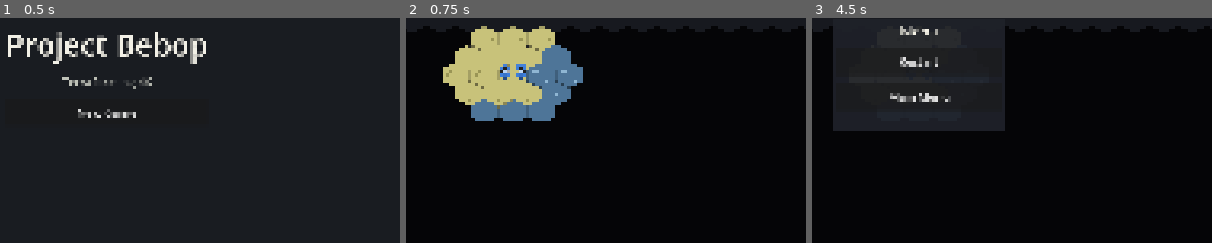
Above: before the commit, frames 1-3 (left to right).
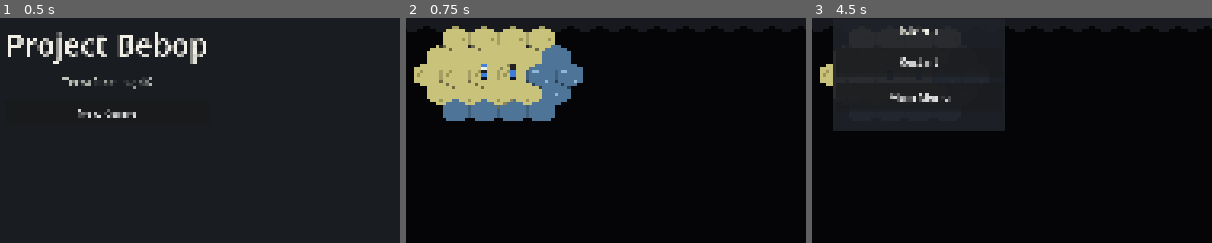
Above: after the commit, the same moments.

Repository: bryanjiang15/Project-Bebop
Game: Godot game, scene res://scenes/main_menu.tscn
The game is run twice, just before and just after one commit, with the same random seed, the same clock (stepped at 60 frames per second) and the same inputs.
Inputs:
- Up to frame 1 (0.5 s): no input
- Up to frame 2 (0.75 s): click "New Game" at 0.5 s
- Up to frame 3 (4.5 s): click "End Turn (Enter)" at 1.25 s; click "End anyway (Enter)" at 2 s; click "End Turn (Enter)" at 2.75 s; click "End anyway (Enter)" at 3.5 s; click "Menu" at 4.25 s
The pictures show only the part of the screen within x 37-87%, y 37-87%; the shares and areas given below are measured in that part.

Frame 1 is identical in both runs. In frame 2, 3.4% of the frame differs, in the area x 2-30%, y 3-46%; in frame 3, 0.3%.

Commit message:
Keep one unit on a tile, and start the warrior beside the settler.
A hex can no longer hold both a civilian and a combatant, so the starting warrior takes the nearest free passable tile.

Co-authored-by: Cursor <cursoragent@cursor.com>

Diff:
--- a/config/game_config.json
+++ b/config/game_config.json
@@ -90,7 +90,7 @@
     "restore_plains": {"shape": "radius", "radius": 1, "length": 0, "mana": 10, "range": 3, "cooldown": 2, "land": "plains"}
   },
   "units": {
-    "one_military_and_one_civilian_per_tile": true,
+    "one_unit_per_tile": true,
     "capture_lone_settler": true,
     "spawn_on_city_center": true,
     "spawn_nearest_free_if_blocked": true,
--- a/scripts/core/game_config.gd
+++ b/scripts/core/game_config.gd
@@ -71,7 +71,7 @@
 var skip_water_if_land_unit_present: bool
 var cooldown_uses_caster_turns: bool
 var spells: Dictionary = {}
-var one_military_and_one_civilian_per_tile: bool
+var one_unit_per_tile: bool
 var capture_lone_settler: bool
 var spawn_on_city_center: bool
 var spawn_nearest_free_if_blocked: bool
@@ -291,7 +291,7 @@
 		for field in SPELL_FIELDS:
 			paths.append("spells.%s.%s" % [spell_id, field])
 	paths.append_array(PackedStringArray([
-		"units.one_military_and_one_civilian_per_tile",
+		"units.one_unit_per_tile",
 		"units.capture_lone_settler",
 		"units.spawn_on_city_center",
 		"units.spawn_nearest_free_if_blocked",
@@ -424,7 +424,7 @@
 	for spell_id in SPELL_IDS:
 		spell_out[spell_id] = (spells[spell_id] as SpellStats).to_dict()
 	var unit_out := {
-		"one_military_and_one_civilian_per_tile": one_military_and_one_civilian_per_tile,
+		"one_unit_per_tile": one_unit_per_tile,
 		"capture_lone_settler": capture_lone_settler,
 		"spawn_on_city_center": spawn_on_city_center,
 		"spawn_nearest_free_if_blocked": spawn_nearest_free_if_blocked,
@@ -638,7 +638,7 @@
 		spell_stats.cooldown = _int(data, prefix + ".cooldown")
 		spell_stats.land = _string(data, prefix + ".land")
 		spells[spell_id] = spell_stats
-	one_military_and_one_civilian_per_tile = _bool(data, "units.one_military_and_one_civilian_per_tile")
+	one_unit_per_tile = _bool(data, "units.one_unit_per_tile")
 	capture_lone_settler = _bool(data, "units.capture_lone_settler")
 	spawn_on_city_center = _bool(data, "units.spawn_on_city_center")
 	spawn_nearest_free_if_blocked = _bool(data, "units.spawn_nearest_free_if_blocked")
--- a/scripts/core/game_setup.gd
+++ b/scripts/core/game_setup.gd
@@ -82,8 +82,10 @@
 	setup.fog = FogState.new()
 	setup.fog.resize(map.width, map.height, cfg.player_count)
 	for index in cfg.player_count:
+		var anchor := starts[index]
 		for unit_type in cfg.starting_units:
-			if setup.spawn_unit(index, unit_type, starts[index]) == null:
+			var cell := setup._open_start_cell(index, unit_type, anchor)
+			if cell == NO_CELL or setup.spawn_unit(index, unit_type, cell) == null:
 				push_error("starting %s could not be placed for player %d" % [unit_type, index])
 				return null
 	return setup
@@ -571,14 +573,28 @@
 		for other in player.units:
 			if other == unit or other.cell != cell:
 				continue
-			if other.owner != unit.owner:
+			if other.owner != unit.owner or config.one_unit_per_tile:
 				return false
-			if config.one_military_and_one_civilian_per_tile:
-				var moving_civilian := not config.unit(unit.unit_type).combatant
-				var other_civilian := not config.unit(other.unit_type).combatant
-				if moving_civilian == other_civilian:
-					return false
 	return true
+
+
+## First free passable tile, preferring the anchor, then nearer tiles, then smaller q, then smaller r.
+func _open_start_cell(player: int, type: String, anchor: Vector2i) -> Vector2i:
+	if _can_spawn_at(player, type, anchor):
+		return anchor
+	var tiles: Array[Vector2i] = []
+	for row in map.height:
+		for col in map.width:
+			var cell := Vector2i(col, row)
+			if cell != anchor:
+				tiles.append(cell)
+	tiles.sort_custom(func(a: Vector2i, b: Vector2i) -> bool:
+		return CityRules.prefer_near(a, b, anchor)
+	)
+	for cell in tiles:
+		if _can_spawn_at(player, type, cell):
+			return cell
+	return NO_CELL
 
 
 func _claim(city: MapCity) -> void:
--- a/tests/capture_ticket14.gd
+++ b/tests/capture_ticket14.gd
@@ -41,8 +41,8 @@
 		return
 	var warrior := _human_unit(setup, "warrior")
 	var settler := _human_unit(setup, "settler")
-	if warrior == null or settler == null or warrior.cell != settler.cell:
-		print("FAIL start stack")
+	if warrior == null or settler == null or warrior.cell == settler.cell:
+		print("FAIL units share a tile")
 		quit(1)
 		return
 	_frame(game, warrior.cell)
@@ -93,7 +93,7 @@
 		return
 	print("PREVIEW ", preview)
 	_click(game, dest, MOUSE_BUTTON_RIGHT)
-	if warrior.hp != 70 or rival.hp != 70 or warrior.cell != settler.cell:
+	if warrior.hp != 70 or rival.hp != 70 or warrior.cell == settler.cell:
 		print("FAIL after ", warrior.hp, " ", rival.hp, " cell ", warrior.cell)
 		quit(1)
 		return
--- a/tests/run_tests.gd
+++ b/tests/run_tests.gd
@@ -104,7 +104,7 @@
 	_ok(cfg.tie_order.size() == 3 and cfg.tie_order[0] == "tiles" and cfg.tie_order[1] == "cities" and cfg.tie_order[2] == "human_loses", "tie break")
 	_ok(is_equal_approx(cfg.capture_hp_fraction, 0.5) and cfg.capture_population_loss == 1, "capture resets")
 	_ok(cfg.only_target_must_be_in_range and cfg.drop_off_map and cfg.city_center_never_terraformed, "line and terraforming limits")
-	_ok(cfg.one_military_and_one_civilian_per_tile and cfg.capture_lone_settler, "stacking")
+	_ok(cfg.one_unit_per_tile and cfg.capture_lone_settler, "one unit per tile")
 	_ok(cfg.spawn_on_city_center and cfg.spawn_nearest_free_if_blocked and cfg.heal_only_if_idle, "spawn and heal")
 	_ok(cfg.settler_population_taken_when_finished, "settler pop cost timing")
 	_ok(cfg.skip_water_if_land_unit_present and cfg.cooldown_uses_caster_turns, "water skip and cooldown")
@@ -304,13 +304,18 @@
 	_ok(first.players[0].units[0].mp == cfg.unit(first.players[0].units[0].unit_type).move, "starting units begin with full movement")
 	for player in first.players:
 		_ok(player.units.size() == cfg.starting_units.size(), "player %d spawned the starting unit list" % player.index)
+		var occupied := {}
 		for i in player.units.size():
 			var unit := player.units[i]
 			_ok(unit.unit_type == cfg.starting_units[i], "player %d unit %d is %s" % [player.index, i, cfg.starting_units[i]])
 			_ok(first.map.is_passable(unit.cell, cfg), "start %s is passable land" % unit.cell)
-			var quality := first.map.passable_count(unit.cell, cfg.start_quality_radius, cfg)
-			_ok(quality >= cfg.start_quality_min, "start %s quality %d" % [unit.cell, quality])
-		_ok(player.units.size() >= 2 and player.units[0].cell == player.units[1].cell, "player %d warrior shares the settler's tile" % player.index)
+			_ok(not occupied.has(unit.cell), "player %d keeps one unit on %s" % [player.index, unit.cell])
+			occupied[unit.cell] = true
+		var anchor := player.units[0].cell
+		var quality := first.map.passable_count(anchor, cfg.start_quality_radius, cfg)
+		_ok(quality >= cfg.start_quality_min, "start %s quality %d" % [anchor, quality])
+		_ok(player.units.size() >= 2 and player.units[0].cell != player.units[1].cell, "player %d warrior stands on its own tile" % player.index)
+		_ok(_is_nearest_open(first, player.units[0].cell, player.units[1].cell), "player %d warrior takes the nearest free tile" % player.index)
 		_ok(player.units[1].hp == cfg.unit("warrior").hp and player.units[1].max_hp == cfg.unit("warrior").hp, "player %d warrior starts at full HP" % player.index)
 		if player.index == cfg.human_index:
 			_ok(player.human, "human index is the human")
@@ -321,11 +326,16 @@
 			var dist := Hex.distance(Hex.offset_to_axial(first.players[a].units[0].cell), Hex.offset_to_axial(first.players[b].units[0].cell))
 			_ok(dist >= cfg.start_min_distance, "starts %d and %d are %d apart" % [a, b, dist])
 	for player in first.players:
-		var origin := Hex.offset_to_axial(player.units[0].cell)
+		var origins: Array[Vector2i] = []
+		for unit in player.units:
+			origins.append(Hex.offset_to_axial(unit.cell))
 		for row in first.map.height:
 			for col in first.map.width:
 				var cell := Vector2i(col, row)
-				var dist := Hex.distance(origin, Hex.offset_to_axial(cell))
+				var dist := 999999
+				var axial := Hex.offset_to_axial(cell)
+				for origin in origins:
+					dist = mini(dist, Hex.distance(origin, axial))
 				var state := first.fog.sight(player.index, cell)
 				if dist <= cfg.unit_vision:
 					if state != FogState.Sight.VISIBLE:
@@ -334,7 +344,7 @@
 				elif state != FogState.Sight.UNREVEALED:
 					_ok(false, "player %d should not have seen %s" % [player.index, cell])
 					return
-	_ok(true, "opening vision matches each settler disk")
+	_ok(true, "opening vision matches each starting unit")
 	for player in first.players:
 		if player.index == first.human_index:
 			continue
@@ -397,6 +407,24 @@
 	for _i in steps:
 		axial = Hex.neighbor(axial, direction)
 	return Hex.axial_to_offset(axial)
+
+
+func _is_nearest_open(game: GameSetup, anchor: Vector2i, chosen: Vector2i) -> bool:
+	if chosen == anchor or not game.map.is_passable(chosen, game.config):
+		return false
+	var taken := {}
+	for player in game.players:
+		for unit in player.units:
+			if unit.cell != chosen:
+				taken[unit.cell] = true
+	for row in game.map.height:
+		for col in game.map.width:
+			var cell := Vector2i(col, row)
+			if cell == chosen or taken.has(cell) or not game.map.is_passable(cell, game.config):
+				continue
+			if CityRules.prefer_near(cell, chosen, anchor):
+				return false
+	return true
 
 
 func _test_pathfinding() -> void:
@@ -437,15 +465,17 @@
 	var too_far := _step(origin, Hex.EAST, game.config.unit("scout").move + 1)
 	reach = game.reachable_tiles(scout)
 	_ok(reach.has(far) and not reach.has(too_far), "scout walks its own movement points")
-	var civilian := game.spawn_unit(0, "settler", origin)
+	var civilian := game.spawn_unit(0, "settler", _step(origin, Hex.NORTHEAST, 1))
 	var other := game.spawn_unit(0, "settler", neighbor)
 	_ok(civilian != null and other != null, "two settlers on different tiles")
-	_ok(not game.reachable_tiles(civilian).has(other.cell), "one civilian per tile")
-	_ok(game.spawn_unit(0, "settler", other.cell) == null, "spawn rejects a second civilian")
-	_ok(game.spawn_unit(0, "warrior", other.cell) != null, "one military unit may share a civilian's tile")
-	_ok(game.spawn_unit(0, "scout", other.cell) == null, "one military unit per tile")
+	_ok(not game.reachable_tiles(civilian).has(other.cell), "one unit per tile")
+	_ok(game.spawn_unit(0, "settler", other.cell) == null, "spawn rejects a second unit")
+	_ok(game.spawn_unit(0, "warrior", other.cell) == null, "a combatant cannot share a tile")
+	_ok(game.spawn_unit(0, "scout", other.cell) == null, "a second combatant is rejected")
 	var enemy := game.spawn_unit(1, "warrior", _step(origin, Hex.WEST, 1))
 	_ok(enemy != null and not game.reachable_tiles(civilian).has(enemy.cell), "cannot enter another player's unit")
+	game.config.one_unit_per_tile = false
+	_ok(game.spawn_unit(0, "warrior", other.cell) != null, "friendly stacking follows the config flag")
 	_ok(game.spawn_unit(0, "boat", origin) == null, "unknown unit type is rejected")
 
 
--- a/tests/smoke_game.gd
+++ b/tests/smoke_game.gd
@@ -125,13 +125,14 @@
 			print("FAIL roster size ", player.units.size())
 			quit(1)
 			return false
-		var start_cell := player.units[0].cell
+		var occupied := {}
 		for i in player.units.size():
 			var unit := player.units[i]
-			if unit.unit_type != setup.config.starting_units[i] or unit.cell != start_cell:
+			if unit.unit_type != setup.config.starting_units[i] or occupied.has(unit.cell):
 				print("FAIL start unit ", unit.unit_type, " ", unit.cell)
 				quit(1)
 				return false
+			occupied[unit.cell] = true
 			if setup.fog.unit_visible(setup.human_index, unit.cell):
 				shown += 1
 	for row in setup.map.height:
Not shown, added: tests/capture_ticket14.gd.uid
Not shown, changed: .cursor/rules/godot.mdc
Not shown, changed: AGENTS.md
Not shown, changed: README.md
Not shown, changed: docs/agreed_defaults.md
Not shown, changed: docs/cities.md
Not shown, changed: docs/combat.md
Not shown, changed: docs/movement_and_founding.md
